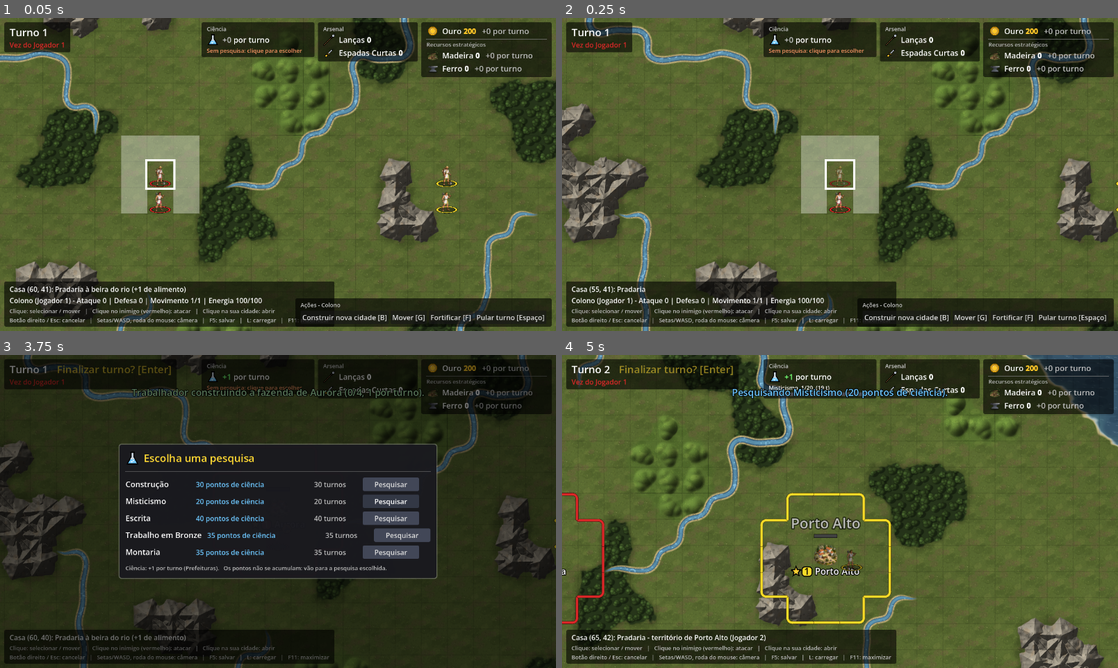
Above: before the commit, frames 1-4 (two rows, left to right).
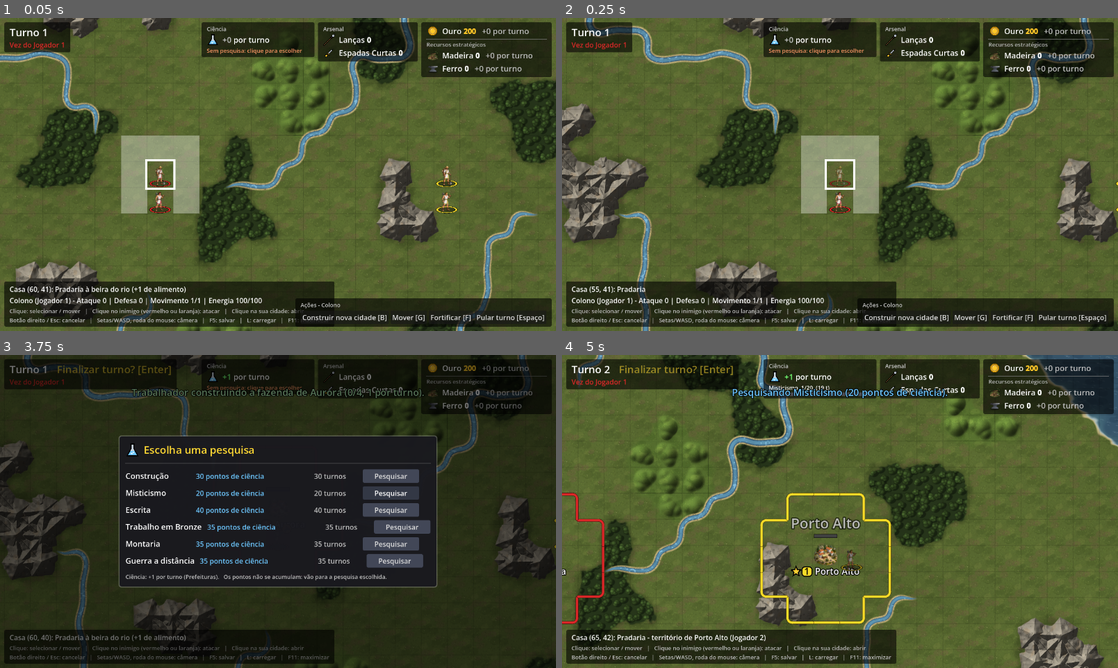
Above: after the commit, the same moments.

Repository: tscpereira/Geopolitik
Game: Godot game, scene res://scenes/main.tscn
Same seed, same stepped clock (60 frames per second), same inputs: the game is played once before the commit and once after it.
Inputs (mouse positions are in pixels of both pictures, inside the frame that each line leads up to):
- Up to frame 1 (0.05 s): no input
- Up to frame 2 (0.25 s): no input
- Up to frame 3 (3.75 s): click "Construir nova cidade [B]" at 0.5 s; click "Fundar cidade [Enter]" at 1.25 s; click "Fechar [Esc]" at 2 s; click "Construir fazenda [C]" at 2.75 s; tap Enter at 3.5, 3.6 s; move the mouse to (400, 495) at 3.52 s; hold Right (ui_right) from 3.53 s (still down); click (400, 495) at 3.67 s
- Up to frame 4 (5 s): tap Space at 3.77 s; release Right (ui_right) at 4.25 s; drag from (728, 527) to (812, 574) at 4.27 s

The runs differ from the first frame. In frame 1, 0.2% of the frame differs, in the area x 30-55%, y 92-95%; in frame 2, 0.2%; in frame 3, 6.9%, in the area x 21-79%, y 25-95%; in frame 4, 0.2%.

Commit message:
Ataque à distância: Arqueiro (alcance 1) e Catapulta (alcance 2, bloqueada por floresta/colinas no meio); tecnologia Guerra a distância libera o Arqueiro
Quem dispara não leva dano, não avança e não invade cidades; alvos em laranja, prévia "Disparar ... recebe 0" e animação de flecha/pedra.

Co-Authored-By: Claude Opus 5.5 <noreply@anthropic.com>

Diff:
--- a/data/units/arqueiro.tres
+++ b/data/units/arqueiro.tres
@@ -10,4 +10,5 @@
 attack = 2
 defense = 1
 movement = 1
+attack_range = 1
 sprite = ExtResource("2")
--- a/data/units/catapulta.tres
+++ b/data/units/catapulta.tres
@@ -10,4 +10,6 @@
 attack = 4
 defense = 1
 movement = 1
+attack_range = 2
+projectile = 1
 sprite = ExtResource("2")
--- a/scenes/main.tscn
+++ b/scenes/main.tscn
@@ -194,7 +194,7 @@
 [node name="HintLabel" type="Label" parent="HUD/InfoPanel/VBox"]
 theme_override_colors/font_color = Color(0.75, 0.75, 0.75, 1)
 theme_override_font_sizes/font_size = 13
-text = "Clique: selecionar / mover   |   Clique no inimigo (vermelho): atacar   |   Clique na sua cidade: abrir
+text = "Clique: selecionar / mover   |   Clique no inimigo (vermelho ou laranja): atacar   |   Clique na sua cidade: abrir
 Botão direito / Esc: cancelar   |   Setas/WASD, roda do mouse: câmera   |   F5: salvar   |   L: carregar   |   F11: maximizar"
 
 [node name="ActionPanel" type="PanelContainer" parent="HUD"]
--- a/scripts/ai/ai_controller.gd
+++ b/scripts/ai/ai_controller.gd
@@ -223,7 +223,8 @@
 
 
 ## Casas que algum inimigo consegue atacar no próximo turno dele: vizinhas de
-## qualquer casa aonde ele chega guardando 1 movimento para o ataque.
+## qualquer casa aonde ele chega guardando 1 movimento para o ataque (ou, para
+## quem ataca à distância, as casas ao alcance do disparo dali).
 func _threatened_cells(game: Game, player: Player) -> Dictionary:
 	var threatened := {}
 	var occupants := game.occupants()
@@ -237,8 +238,8 @@
 			for cell: Vector2i in reachable:
 				if cell != enemy.cell and occupants.has(cell):
 					continue # casa com aliado dele: atravessa, mas não para
-				for direction in Movement.DIRECTIONS:
-					threatened[cell + direction] = true
+				for offset in Movement.attack_offsets(enemy):
+					threatened[cell + offset] = true
 	return threatened
 
 
--- a/scripts/cities/city.gd
+++ b/scripts/cities/city.gd
@@ -79,6 +79,7 @@
 enum Build {
 	FARM, LUMBER_MILL, WARRIOR, WORKER, SETTLER, CITY_HALL, HEADQUARTERS, CARPENTRY, SPEAR, TEMPLE, WALLS, SPEARMAN, MINE,
 	SCHOOL, LIBRARY, MARKET, FORGE, ARENA, SHORT_SWORD, CATAPULT, LIGHT_CAVALRY, CHARIOT, SWORDSMAN,
+	ARCHER,
 }
 
 ## Humor de um cidadão (bem-estar social).
@@ -201,7 +202,7 @@
 	Build.HEADQUARTERS: {
 		"name": "Quartel General", "article": "o", "category": Category.BUILDING,
 		"cost": 15, "gold": 50, "wood": 15, "on_tile": false,
-		"description": "Prédio militar: faz as unidades militares (Guerreiro, Lanceiro, Guerreiro de Espada Curta, Catapulta, Cavalaria Leve, Bigas). Gasta 15 de madeira.",
+		"description": "Prédio militar: faz as unidades militares (Guerreiro, Lanceiro, Arqueiro, Guerreiro de Espada Curta, Catapulta, Cavalaria Leve, Bigas). Gasta 15 de madeira.",
 	},
 	Build.CARPENTRY: {
 		"name": "Marcenaria", "article": "a", "category": Category.BUILDING,
@@ -276,7 +277,14 @@
 		"cost": 20, "gold": 50, "wood": 10, "on_tile": false,
 		"unit": preload("res://data/units/catapulta.tres"), "population": 1,
 		"requires": Build.HEADQUARTERS, "tech": Technology.Tech.MATHEMATICS,
-		"description": "Máquina de cerco (Ataque 4, Defesa 1, Movimento 1). Exige Matemática; gasta 10 de madeira.",
+		"description": "Máquina de cerco: ataque à distância 4, alcance 2 (floresta e colinas no meio bloqueiam o tiro); Defesa 1, Movimento 1. Exige Matemática; gasta 10 de madeira.",
+	},
+	Build.ARCHER: {
+		"name": "Arqueiro", "article": "o", "category": Category.UNIT,
+		"cost": 12, "gold": 50, "wood": 5, "on_tile": false,
+		"unit": preload("res://data/units/arqueiro.tres"), "population": 1,
+		"requires": Build.HEADQUARTERS, "tech": Technology.Tech.RANGED_WARFARE,
+		"description": "Atira flechas na casa vizinha: ataque à distância 2, alcance 1, sem levar dano; Defesa 1, Movimento 1. Exige Guerra a distância; gasta 5 de madeira (arco e flechas).",
 	},
 	Build.LIGHT_CAVALRY: {
 		"name": "Cavalaria Leve", "article": "a", "category": Category.UNIT,
--- a/scripts/combat/combat.gd
+++ b/scripts/combat/combat.gd
@@ -15,9 +15,15 @@
 ##   razão           = força de ataque / força de defesa
 ##   dano ao defensor = BASE_DAMAGE × √razão × sorte
 ##   dano ao atacante = BASE_DAMAGE ÷ √razão × sorte
+## Ataque à distância (UnitType.attack_range > 0: Arqueiro, Catapulta): o dano
+## ao defensor usa RANGED_DAMAGE no lugar de BASE_DAMAGE, o atacante não leva
+## dano e o rio não dá defesa (ele atrapalha a investida, não o disparo).
 
 ## Dano trocado entre duas unidades de mesma força.
 const BASE_DAMAGE := 30.0
+## Dano de um disparo entre unidades de mesma força. Menor que BASE_DAMAGE
+## porque quem dispara não leva dano de volta.
+const RANGED_DAMAGE := 20.0
 ## Variação aleatória do dano: 0.1 = ±10%.
 const LUCK := 0.10
 ## Fração da força com que a unidade luta quando está com energia 0
@@ -54,9 +60,17 @@
 
 
 static func defense_strength(attacker: Unit, defender: Unit, from_cell := Unit.NO_TARGET) -> float:
-	var origin := attacker.cell if from_cell == Unit.NO_TARGET else from_cell
-	return (defender.defense + defender.river_defense_bonus(origin) + anti_cavalry(defender, attacker)) \
+	return (defender.defense + river_bonus(attacker, defender, from_cell) + anti_cavalry(defender, attacker)) \
 			* energy_factor(defender) * defense_bonus(attacker, defender)
+
+
+## Defesa que o rio dá a [param defender] contra o ataque vindo de
+## [param from_cell] (a casa do atacante, se não for dada). O disparo não sofre
+## com o rio.
+static func river_bonus(attacker: Unit, defender: Unit, from_cell := Unit.NO_TARGET) -> int:
+	if attacker.is_ranged():
+		return 0
+	return defender.river_defense_bonus(attacker.cell if from_cell == Unit.NO_TARGET else from_cell)
 
 
 ## Bônus de [param unit] por lutar contra [param enemy] de cavalaria
@@ -69,6 +83,8 @@
 static func expected_damage(attacker: Unit, defender: Unit, from_cell := Unit.NO_TARGET) -> Dictionary:
 	var ratio := sqrt(maxf(attack_strength(attacker, defender), MIN_STRENGTH)
 			/ maxf(defense_strength(attacker, defender, from_cell), MIN_STRENGTH))
+	if attacker.is_ranged():
+		return {"to_defender": RANGED_DAMAGE * ratio, "to_attacker": 0.0}
 	return {
 		"to_defender": BASE_DAMAGE * ratio,
 		"to_attacker": BASE_DAMAGE / ratio,
@@ -81,7 +97,7 @@
 	var expected := expected_damage(attacker, defender)
 	var result := Result.new()
 	result.damage_to_defender = _roll(expected["to_defender"], rng)
-	result.damage_to_attacker = _roll(expected["to_attacker"], rng)
+	result.damage_to_attacker = 0 if attacker.is_ranged() else _roll(expected["to_attacker"], rng)
 
 	var attacker_energy_before := attacker.energy
 	defender.energy -= result.damage_to_defender
--- a/scripts/main.gd
+++ b/scripts/main.gd
@@ -880,7 +880,8 @@
 		var current := occupants()
 		_reachable = Movement.find_reachable(game_map, unit, current)
 		_attack_targets = Movement.attack_targets(game_map, unit, _reachable, current)
-		move_overlay.show_moves(unit.cell, Movement.destinations(_reachable, current), _attack_targets.keys())
+		move_overlay.show_moves(unit.cell, Movement.destinations(_reachable, current), _attack_targets.keys(),
+				unit.is_ranged())
 		if unit.has_goto():
 			_show_goto_path(unit, unit.goto_target)
 	else:
@@ -899,7 +900,8 @@
 
 ## Anda até a casa de ataque (se precisar) e ataca o inimigo em [param target_cell].
 ## O ataque encerra os movimentos do atacante; se o defensor for destruído,
-## o atacante ocupa a casa dele.
+## o atacante ocupa a casa dele. Quem ataca à distância (Arqueiro, Catapulta)
+## dispara um projétil, não leva dano e fica onde está.
 func attack(attacker: Unit, target_cell: Vector2i) -> void:
 	move_overlay.clear()
 	attacker.fortified = false
@@ -910,18 +912,25 @@
 	if from_cell != attacker.cell:
 		await attacker.move_along(Movement.build_path(reachable, from_cell), game_map)
 
-	await attacker.play_attack(defender.position)
+	if attacker.is_ranged():
+		await attacker.play_shot(defender.position)
+	else:
+		await attacker.play_attack(defender.position)
 	var result := Combat.resolve(attacker, defender, _rng)
 	attacker.skip_turn()
 	_show_damage(defender, result.damage_to_defender)
-	_show_damage(attacker, result.damage_to_attacker, 0.45)
-	print("%s (%s) ataca %s (%s): causa %d, recebe %d -> energia %d x %d" % [
+	if not attacker.is_ranged():
+		_show_damage(attacker, result.damage_to_attacker, 0.45)
+	print("%s (%s) %s %s (%s): causa %d, recebe %d -> energia %d x %d" % [
 		attacker.type.display_name, attacker.owner_player.display_name,
+		"dispara em" if attacker.is_ranged() else "ataca",
 		defender.type.display_name, defender.owner_player.display_name,
 		result.damage_to_defender, result.damage_to_attacker, attacker.energy, defender.energy,
 	])
 
-	if result.defender_destroyed:
+	if result.defender_destroyed and attacker.is_ranged():
+		await _destroy_unit(defender)
+	elif result.defender_destroyed:
 		await _destroy_unit(defender)
 		await attacker.advance_to(target_cell, game_map)
 		await check_invasion(attacker) # derrotou a guarnição e entrou na cidade
@@ -1171,6 +1180,13 @@
 	if unit.moves_left <= 0:
 		return "%s está sem movimentos neste turno: dá para atacar o %s no próximo turno." % [
 				unit.type.display_name, enemy.type.display_name]
+	if unit.is_ranged() and Movement.grid_distance(unit.cell, enemy.cell) <= unit.type.attack_range \
+			and not Movement.has_line_of_fire(game_map, unit.cell, enemy.cell):
+		return "Floresta, colina ou montanha no caminho: %s não tem linha de tiro até o %s." % [
+				unit.type.display_name, enemy.type.display_name]
+	if unit.is_ranged():
+		return "%s está fora do alcance de disparo (%d %s)." % [enemy.type.display_name,
+				unit.type.attack_range, "casa" if unit.type.attack_range == 1 else "casas"]
 	return "%s está fora do alcance de ataque neste turno." % enemy.type.display_name
 
 
@@ -2109,9 +2125,9 @@
 			defense_notes.append("+%d %s" % [unit.terrain_defense_bonus(), Terrain.NAMES[game_map.get_terrain(unit.cell)].to_lower()])
 		if unit.walls_defense_bonus() > 0:
 			defense_notes.append("+%d muralha" % unit.walls_defense_bonus())
-		lines.append("%s (%s) - Ataque %d | Defesa %d%s | Movimento %s/%d | Energia %d/%d" % [
+		lines.append("%s (%s) - Ataque %d%s | Defesa %d%s | Movimento %s/%d | Energia %d/%d" % [
 			unit.type.display_name, unit.owner_player.display_name,
-			unit.attack, unit.defense, " (%s)" % ", ".join(defense_notes) if not defense_notes.is_empty() else "",
+			unit.attack, " à distância (alcance %d)" % unit.type.attack_range if unit.is_ranged() else "", unit.defense, " (%s)" % ", ".join(defense_notes) if not defense_notes.is_empty() else "",
 			unit.moves_text(), unit.movement, unit.energy, unit.max_energy,
 		])
 		if unit.has_goto():
@@ -2127,15 +2143,17 @@
 		var attack_note := ", +%d contra cavalaria" % Combat.anti_cavalry(selected_unit, defender) \
 				if Combat.anti_cavalry(selected_unit, defender) > 0 else ""
 		var target_notes := []
-		if defender.river_defense_bonus(from_cell) > 0:
+		if Combat.river_bonus(selected_unit, defender, from_cell) > 0:
 			target_notes.append("+%d atrás do rio" % Terrain.RIVER_DEFENSE_BONUS)
 		if Combat.anti_cavalry(defender, selected_unit) > 0:
 			target_notes.append("+%d contra cavalaria" % Combat.anti_cavalry(defender, selected_unit))
-		lines.append("Atacar: %s (força %.2f%s) x %s (força %.2f%s) - dano estimado: causa ~%d | recebe ~%d" % [
+		lines.append("%s: %s (força %.2f%s) x %s (força %.2f%s) - dano estimado: causa ~%d | recebe %s" % [
+			"Disparar" if selected_unit.is_ranged() else "Atacar",
 			selected_unit.type.display_name, Combat.attack_strength(selected_unit, defender), attack_note,
 			defender.type.display_name, Combat.defense_strength(selected_unit, defender, from_cell),
 			", " + ", ".join(target_notes) if not target_notes.is_empty() else "",
-			roundi(expected["to_defender"]), roundi(expected["to_attacker"]),
+			roundi(expected["to_defender"]),
+			"0" if selected_unit.is_ranged() else "~%d" % roundi(expected["to_attacker"]),
 		])
 	hud.set_info("\n".join(lines))
 
--- a/scripts/map/move_overlay.gd
+++ b/scripts/map/move_overlay.gd
@@ -2,12 +2,14 @@
 extends Node2D
 
 ## Destaca a unidade selecionada, as casas para onde ela pode ir (branco)
-## e os inimigos que ela pode atacar (vermelho). Também mostra o caminho da
+## e os inimigos que ela pode atacar (vermelho; laranja para o ataque à
+## distância do Arqueiro e da Catapulta). Também mostra o caminho da
 ## ordem "Mover" (pontos amarelos e bandeira no destino, com os turnos).
 ## Fica entre o mapa e as unidades na árvore de cena.
 
 const REACHABLE_COLOR := Color(1, 1, 1, 0.35)
 const ATTACK_COLOR := Color(1, 0.15, 0.15)
+const RANGED_ATTACK_COLOR := Color(1, 0.55, 0.05)
 const SELECTED_COLOR := Color.WHITE
 const PATH_COLOR := Color(1, 0.9, 0.3)
 ## Espessura dos contornos, proporcional ao tamanho da casa.
@@ -17,6 +19,7 @@
 
 var _cells: Array[Vector2i] = []
 var _attack_cells: Array = []
+var _ranged := false
 var _selected_cell := Vector2i.ZERO
 var _has_selection := false
 ## Caminho da ordem "Mover" (prévia ou destino da unidade selecionada).
@@ -24,10 +27,12 @@
 var _path_turns := 0
 
 
-func show_moves(selected_cell: Vector2i, cells: Array[Vector2i], attack_cells: Array) -> void:
+## [param ranged]: os alvos são de ataque à distância (destaque laranja).
+func show_moves(selected_cell: Vector2i, cells: Array[Vector2i], attack_cells: Array, ranged := false) -> void:
 	_selected_cell = selected_cell
 	_cells = cells
 	_attack_cells = attack_cells
+	_ranged = ranged
 	_has_selection = true
 	queue_redraw()
 
@@ -43,9 +48,10 @@
 func _draw() -> void:
 	for cell in _cells:
 		draw_rect(_cell_rect(cell), REACHABLE_COLOR)
+	var attack_color := RANGED_ATTACK_COLOR if _ranged else ATTACK_COLOR
 	for cell in _attack_cells:
-		draw_rect(_cell_rect(cell), Color(ATTACK_COLOR, 0.5))
-		draw_rect(_cell_rect(cell).grow(LINE_WIDTH / 2.0), ATTACK_COLOR, false, LINE_WIDTH)
+		draw_rect(_cell_rect(cell), Color(attack_color, 0.5))
+		draw_rect(_cell_rect(cell).grow(LINE_WIDTH / 2.0), attack_color, false, LINE_WIDTH)
 	if _has_selection:
 		draw_rect(_cell_rect(_selected_cell).grow(LINE_WIDTH / 2.0), SELECTED_COLOR, false, LINE_WIDTH)
 	if not _path.is_empty():
--- a/scripts/map/movement.gd
+++ b/scripts/map/movement.gd
@@ -47,6 +47,8 @@
 ## Atacar encerra os movimentos, então a unidade precisa chegar a uma casa
 ## vizinha ao inimigo com algum movimento sobrando (meio movimento basta). Usa a casa de ataque mais próxima.
 ## Unidades com Ataque 0 não atacam.
+## Ataque à distância (Unit.is_ranged): o alvo pode estar a até attack_range
+## casas da casa de onde ela dispara, com a linha de tiro livre (has_line_of_fire).
 static func attack_targets(map: GameMap, unit: Unit, reachable: Dictionary, occupants: Dictionary) -> Dictionary:
 	if unit.attack <= 0:
 		return {} # unidades sem ataque (ex.: Colono) não atacam
@@ -60,15 +62,80 @@
 		var distance := path_cost(map, unit, build_path(reachable, cell))
 		if distance >= unit.moves_left:
 			continue
-		for direction in DIRECTIONS:
-			var target: Vector2i = cell + direction
+		for offset in attack_offsets(unit):
+			var target: Vector2i = cell + offset
 			var occupant: Unit = occupants.get(target)
-			if occupant == null or occupant.owner_player == unit.owner_player:
+			if occupant == null or occupant.owner_player == unit.owner_player \
+					or not in_attack_range(map, unit, cell, target):
 				continue
 			if not best_distance.has(target) or distance < best_distance[target]:
 				targets[target] = cell
 				best_distance[target] = distance
 	return targets
+
+
+## Deslocamentos até as casas que a unidade pode atingir: as vizinhas
+## (DIRECTIONS) ou, à distância, o quadrado de lado 2 × attack_range + 1.
+static func attack_offsets(unit: Unit) -> Array[Vector2i]:
+	if not unit.is_ranged():
+		return DIRECTIONS
+	var reach := unit.type.attack_range
+	var offsets: Array[Vector2i] = []
+	for y in range(-reach, reach + 1):
+		for x in range(-reach, reach + 1):
+			if x != 0 or y != 0:
+				offsets.append(Vector2i(x, y))
+	return offsets
+
+
+## Distância em casas, contando a diagonal como 1 (o grid tem 8 direções).
+static func grid_distance(a: Vector2i, b: Vector2i) -> int:
+	return maxi(absi(a.x - b.x), absi(a.y - b.y))
+
+
+## Se a unidade, parada em [param from], alcança o alvo em [param target]:
+## corpo a corpo, só a casa vizinha; à distância, até attack_range casas e com
+## a linha de tiro livre.
+static func in_attack_range(map: GameMap, unit: Unit, from: Vector2i, target: Vector2i) -> bool:
+	var distance := grid_distance(from, target)
+	if distance == 0:
+		return false
+	if not unit.is_ranged():
+		return distance == 1
+	return distance <= unit.type.attack_range and (unit.type.indirect_fire or has_line_of_fire(map, from, target))
+
+
+## Terrenos que bloqueiam o disparo quando estão ENTRE quem atira e o alvo (o
+## alvo pode estar neles).
+const BLOCKS_FIRE: Array[Terrain.Type] = [Terrain.Type.FOREST, Terrain.Type.HILLS, Terrain.Type.MOUNTAINS]
+
+
+## Linha de tiro de [param from] até [param target]: em cada passo da reta entre
+## as duas casas, a casa por onde ela passa não pode ser floresta, colina nem
+## montanha. Quando a reta passa bem entre duas casas (ex.: 2 para o lado e 1
+## para baixo), basta uma delas estar livre. Casas vizinhas sempre se veem.
+static func has_line_of_fire(map: GameMap, from: Vector2i, target: Vector2i) -> bool:
+	var delta := target - from
+	var steps := grid_distance(from, target)
+	for i in range(1, steps):
+		var point := Vector2(from) + Vector2(delta) * i / steps
+		var clear := false
+		for x in _nearest(point.x):
+			for y in _nearest(point.y):
+				var cell := Vector2i(x, y)
+				if map.is_in_bounds(cell) and not BLOCKS_FIRE.has(map.get_terrain(cell)):
+					clear = true
+		if not clear:
+			return false
+	return true
+
+
+## Coordenada inteira mais perto de [param value]; as duas, se ele estiver bem
+## no meio (ex.: 0,5 -> 0 e 1).
+static func _nearest(value: float) -> Array[int]:
+	if is_equal_approx(value - floorf(value), 0.5):
+		return [floori(value), ceili(value)]
+	return [roundi(value)]
 
 
 ## Caminho mais barato até uma casa distante, sem limite de movimentos (para a
@@ -118,12 +185,13 @@
 	return total
 
 
-## Cidades inimigas: só unidades militares entram (para invadir; ver
-## Game.check_invasion), e a unidade para nelas (não atravessa).
+## Cidades inimigas: só unidades militares de corpo a corpo entram (para
+## invadir; ver Game.check_invasion), e a unidade para nelas (não atravessa).
+## Arqueiro e Catapulta derrubam a guarnição de longe, mas não tomam a cidade.
 static func can_enter(map: GameMap, unit: Unit, cell: Vector2i, occupants: Dictionary) -> bool:
 	if not map.is_in_bounds(cell) or not Terrain.is_walkable(map.get_terrain(cell)):
 		return false
-	if is_enemy_city(map, unit, cell) and unit.attack <= 0:
+	if is_enemy_city(map, unit, cell) and (unit.attack <= 0 or unit.is_ranged()):
 		return false
 	var occupant: Unit = occupants.get(cell)
 	return occupant == null or occupant.owner_player == unit.owner_player
--- a/scripts/science/technology.gd
+++ b/scripts/science/technology.gd
@@ -17,6 +17,7 @@
 ##   Trabalho em Bronze -> Trabalho em Ferro -> Pão e Circo
 ##   Montaria + Trabalho em Bronze -> Guerra de movimento
 ##   Misticismo (sem sucessora por enquanto)
+##   Guerra a distância (sem sucessora por enquanto; entrou em 25/10/2026)
 ## O que cada uma libera fica onde é usado: o campo "tech" de City.BUILDS
 ## (prédios, unidades), has_tech nas regras (Direito, Trabalho em Ferro,
 ## Engenharia Civil). Para uma tecnologia nova: entre no fim do enum e em DATA.
@@ -26,6 +27,7 @@
 enum Tech {
 	CONSTRUCTION, MYSTICISM, WRITING, BRONZE_WORKING, HORSEBACK_RIDING, LITERATURE, MATHEMATICS,
 	IRON_WORKING, CURRENCY, MOBILE_WARFARE, LAW, CIVIL_ENGINEERING, REPUBLIC, BREAD_AND_CIRCUSES,
+	RANGED_WARFARE,
 }
 
 ##   name      nome mostrado
@@ -60,6 +62,11 @@
 		"description": "Domar e montar cavalos. Libera a Cavalaria Leve (Movimento 4; leva 1 Lança).",
 		"image": "res://assets/tech/montaria.png",
 	},
+	Tech.RANGED_WARFARE: {
+		"name": "Guerra a distância", "cost": 35, "requires": [],
+		"description": "Arcos e flechas: atacar sem chegar perto. Libera o Arqueiro (ataque à distância 2, alcance 1).",
+		"image": "res://assets/tech/guerra_a_distancia.png",
+	},
 	Tech.LITERATURE: {
 		"name": "Literatura", "cost": 70, "requires": [Tech.WRITING],
 		"description": "Obras escritas e copiadas. Libera a Biblioteca (até 2 cidadãos, +1 de ciência cada).",
@@ -67,7 +74,7 @@
 	},
 	Tech.MATHEMATICS: {
 		"name": "Matemática", "cost": 60, "requires": [Tech.CONSTRUCTION],
-		"description": "Números e geometria aplicados às máquinas. Libera a Catapulta (Ataque 4).",
+		"description": "Números e geometria aplicados às máquinas. Libera a Catapulta (ataque à distância 4, alcance 2).",
 		"image": "res://assets/tech/matematica.png",
 	},
 	Tech.IRON_WORKING: {
--- /dev/null
+++ b/scripts/units/projectile.gd
@@ -0,0 +1,68 @@
+class_name Projectile
+extends Node2D
+
+## Projétil do ataque à distância (Unit.play_shot): voa em arco da unidade até
+## o alvo e some. A flecha aponta para onde vai; a pedra da Catapulta sobe mais.
+
+enum Kind { ARROW, STONE }
+
+const ARROW_TIME := 0.35
+const STONE_TIME := 0.55
+## Altura do arco, em fração da distância até o alvo.
+const ARROW_ARC := 0.2
+const STONE_ARC := 0.5
+const ARROW_LENGTH := GameMap.TILE_SIZE * 0.45
+const STONE_RADIUS := GameMap.TILE_SIZE * 0.13
+
+var _kind := Kind.ARROW
+var _from := Vector2.ZERO
+var _to := Vector2.ZERO
+var _arc := 0.0
+## Progresso do voo, de 0 (saindo) a 1 (no alvo).
+var _t := 0.0:
+	set(value):
+		_t = value
+		var previous := position
+		position = _point(value)
+		if _kind == Kind.ARROW and position != previous:
+			rotation = (position - previous).angle()
+
+
+## Lança o projétil de [param from] até [param to] (posições em [param parent])
+## e espera ele chegar.
+static func fire(parent: Node, kind: Kind, from: Vector2, to: Vector2) -> void:
+	var projectile := Projectile.new()
+	projectile._kind = kind
+	projectile._from = from
+	projectile._to = to
+	projectile._arc = from.distance_to(to) * (STONE_ARC if kind == Kind.STONE else ARROW_ARC)
+	projectile.z_index = 10
+	projectile.position = from
+	projectile.rotation = (to - from).angle()
+	parent.add_child(projectile)
+	var tween := projectile.create_tween()
+	tween.tween_property(projectile, "_t", 1.0, STONE_TIME if kind == Kind.STONE else ARROW_TIME)
+	await tween.finished
+	projectile.queue_free()
+
+
+## Ponto do arco: a reta entre as duas casas, levantada por uma parábola.
+func _point(t: float) -> Vector2:
+	return _from.lerp(_to, t) - Vector2(0, _arc * 4.0 * t * (1.0 - t))
+
+
+func _draw() -> void:
+	if _kind == Kind.STONE:
+		draw_circle(Vector2.ZERO, STONE_RADIUS + 1.5, Color.BLACK)
+		draw_circle(Vector2.ZERO, STONE_RADIUS, Color8(120, 112, 100))
+		draw_circle(Vector2(-STONE_RADIUS, -STONE_RADIUS) * 0.35, STONE_RADIUS * 0.4, Color8(165, 157, 145))
+		return
+	# Flecha deitada no eixo x, ponta para a direita
+	var half := ARROW_LENGTH / 2.0
+	draw_line(Vector2(-half, 0), Vector2(half, 0), Color.BLACK, 4.0)
+	draw_line(Vector2(-half, 0), Vector2(half, 0), Color8(140, 95, 50), 2.0)
+	draw_colored_polygon(PackedVector2Array([Vector2(half + 7, 0), Vector2(half - 2, -4), Vector2(half - 2, 4)]),
+			Color8(70, 70, 75))
+	for side in [-1.0, 1.0]:
+		draw_line(Vector2(-half, 0), Vector2(-half - 5, 5 * side), Color.WHITE, 2.0)
+		draw_line(Vector2(-half + 4, 0), Vector2(-half - 1, 5 * side), Color.WHITE, 2.0)
--- a/scripts/units/unit.gd
+++ b/scripts/units/unit.gd
@@ -123,6 +123,11 @@
 	_update_exhausted_look()
 
 
+## Ataca à distância (UnitType.attack_range > 0: Arqueiro, Catapulta).
+func is_ranged() -> bool:
+	return type.attack_range > 0
+
+
 ## Defesa extra do terreno em que a unidade está (Terrain.DEFENSE_BONUS).
 func terrain_defense_bonus() -> int:
 	return Terrain.DEFENSE_BONUS.get(_map.get_terrain(cell), 0) if _map else 0
@@ -228,6 +233,17 @@
 	tween.tween_property(self, "position", origin, 0.1)
 	await tween.finished
 	z_index = 0
+
+
+## Ataque à distância: um pequeno recuo e o projétil do tipo (flecha ou pedra)
+## voando até o alvo.
+func play_shot(target_position: Vector2) -> void:
+	var origin := position
+	var tween := create_tween()
+	tween.tween_property(self, "position", origin - (target_position - origin).normalized() * MARGIN * 2.0, 0.08)
+	tween.tween_property(self, "position", origin, 0.08)
+	await tween.finished
+	await Projectile.fire(get_parent(), type.projectile, origin, target_position)
 
 
 func play_death() -> void:
--- a/scripts/units/unit_type.gd
+++ b/scripts/units/unit_type.gd
@@ -20,6 +20,17 @@
 @export var is_mounted := false
 ## Bônus de ataque E de defesa quando luta contra cavalaria (Lanceiro: +1).
 @export_range(0, 9) var anti_cavalry_bonus := 0
+## Alcance do ataque à distância, em casas (Arqueiro: 1, só a vizinha;
+## Catapulta: 2). 0 = ataca corpo a corpo. Quem ataca à distância usa o Ataque
+## como força do disparo, não leva dano de volta, não avança para a casa do
+## alvo e não invade cidades (ver Combat e Movement.attack_targets).
+@export_range(0, 9) var attack_range := 0
+## Disparo por cima do terreno: floresta, colinas e montanhas entre a unidade e
+## o alvo não bloqueiam o tiro (ver Movement.has_line_of_fire). Ninguém tem
+## ainda; fica para os canhões das próximas eras.
+@export var indirect_fire := false
+## Desenho do projétil no ataque à distância: 0 = flecha, 1 = pedra.
+@export_enum("Flecha", "Pedra") var projectile := 0
 ## Pode construir uma nova cidade (tecla B), sendo consumida no processo.
 @export var can_found_city := false
 ## Pode construir madeireiras (tecla M): no território de uma cidade sua, a
Not shown, changed: documentação.txt
Not shown, added: scripts/units/projectile.gd.uid
